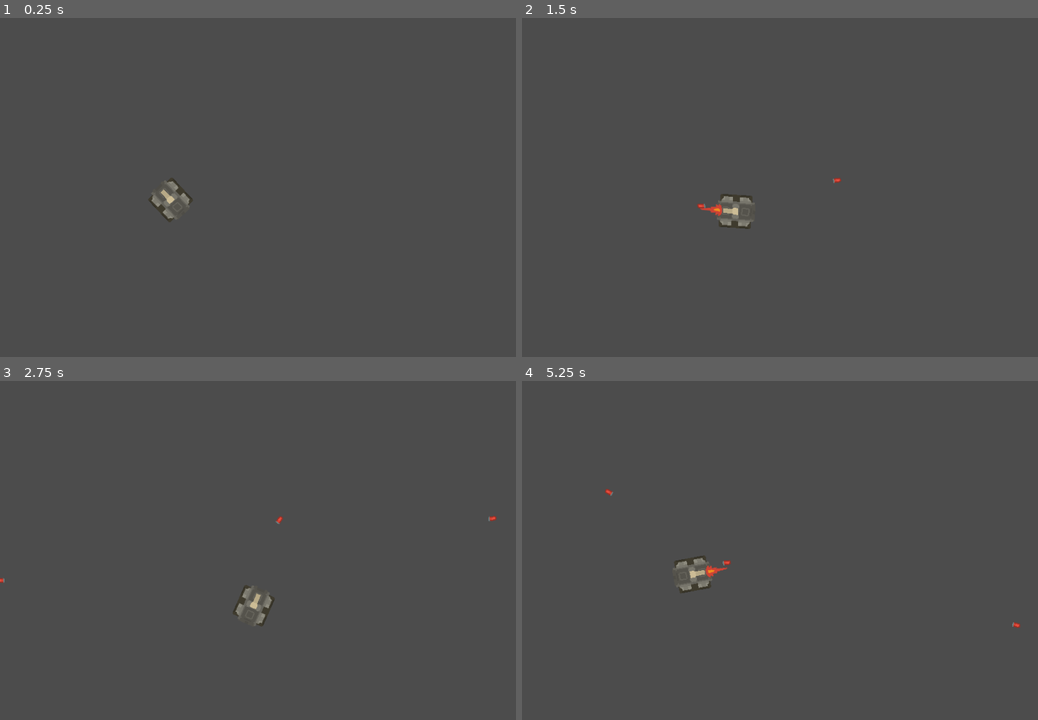
Above: before the commit, frames 1-4 (two rows, left to right).
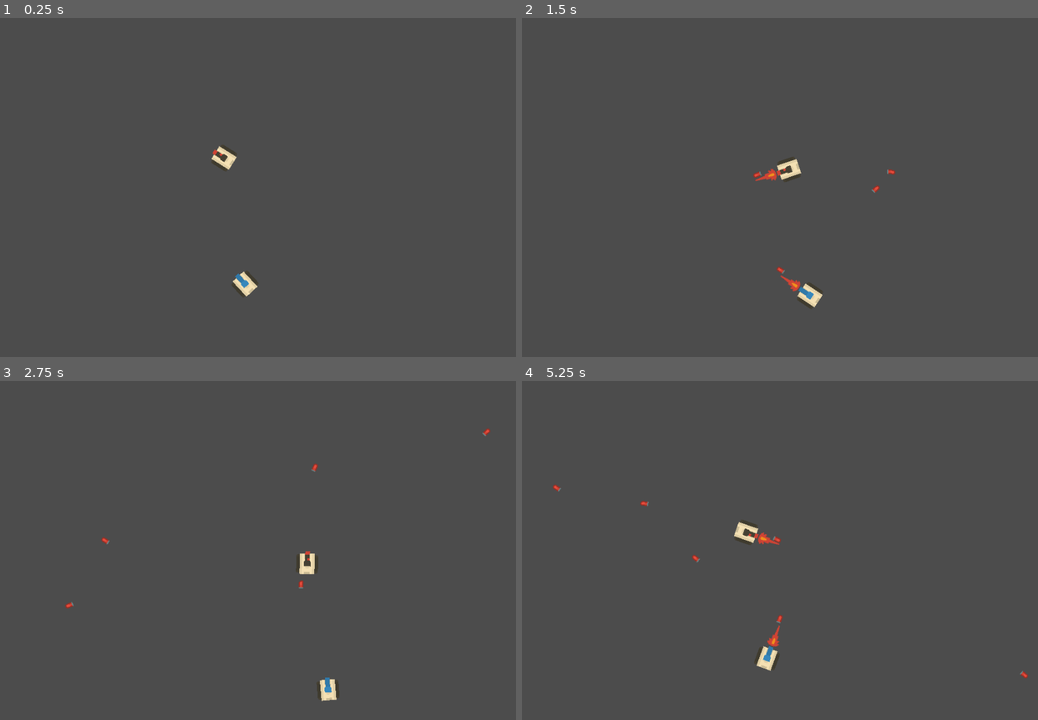
Above: after the commit, the same moments.

Repository: Seifeer/Rogue_Tank
Game: Godot game, scene res://Scenes/Test_area.tscn
Two runs of this game, one before a commit and one after it. Both use one fixed random seed, a clock stepped at 60 frames per second and the inputs below.
Inputs (mouse positions are in pixels of both pictures, inside the frame that each line leads up to):
- Up to frame 1 (0.25 s): no input
- Up to frame 2 (1.5 s): tap Enter at 0.5 s; move the mouse to (893, 173) at 0.52 s; hold Right (ui_right) 0.53-1.28 s; tap Z (ui_shoot) at 0.6, 1.35 s; move the mouse to (676, 207) at 1.27 s; hold Down (ui_down) from 1.28 s (still down)
- Up to frame 3 (2.75 s): move the mouse to (309, 475) at 2.02 s; release Down (ui_down) at 2.03 s; hold Right (ui_right) from 2.03 s (still down); tap Z (ui_shoot) at 2.1 s
- Up to frame 4 (5.25 s): move the mouse to (754, 621) at 2.77 s; release Right (ui_right) at 2.78 s; hold Up (ui_up) 2.78-3.53 s; tap Z (ui_shoot) every 0.75 s from 2.85 to 5.1 s; move the mouse to (934, 604) at 3.52 s; hold Left (ui_left) 3.53-5.03 s; move the mouse to (625, 499) at 4.27 s; move the mouse to (805, 553) at 5.02 s; hold Down (ui_down) from 5.03 s (still down)

The runs differ from the first frame. In frame 1, 0.9% of the frame differs, in the area x 28-50%, y 37-83%; in frame 2, 1.2%; in frame 3, 1.0%; in frame 4, 1.3%, in the area x 6-99%, y 30-88%.

Commit message:
Editor e Grupos
Editando visualização no editor e criando grupos para tanks

Diff:
--- a/Scenes/Tank.tscn
+++ b/Scenes/Tank.tscn
@@ -1,8 +1,8 @@
 [gd_scene load_steps=8 format=2]
 
 [ext_resource path="res://Scripts/Tank.gd" type="Script" id=1]
-[ext_resource path="res://sprites/tankBody_red.png" type="Texture" id=2]
-[ext_resource path="res://sprites/tankRed_barrel1_outline.png" type="Texture" id=3]
+[ext_resource path="res://sprites/tankBody_huge.png" type="Texture" id=2]
+[ext_resource path="res://sprites/tankDark_barrel1.png" type="Texture" id=3]
 [ext_resource path="res://sprites/shotRed.png" type="Texture" id=4]
 [ext_resource path="res://sprites/shotLarge.png" type="Texture" id=5]
 [ext_resource path="res://sprites/shotOrange.png" type="Texture" id=6]
--- a/Scenes/Test_area.tscn
+++ b/Scenes/Test_area.tscn
@@ -5,4 +5,13 @@
 [node name="Test_area" type="Node"]
 
 [node name="Tank" parent="." instance=ExtResource( 1 )]
-position = Vector2( 297.6, 318.38 )
+position = Vector2( 390.823, 244.997 )
+rotation = 4.66399
+bodie = 3
+barrel = 1
+
+[node name="Tank2" parent="." instance=ExtResource( 1 )]
+position = Vector2( 427.35, 465.634 )
+rotation = -33.0458
+bodie = 3
+barrel = 2
--- a/Scripts/Bullet.gd
+++ b/Scripts/Bullet.gd
@@ -18,7 +18,7 @@
 #Função para girar a bullet na direção do clique do mouse
 func set_dir(val):
 	#Mostra o angulo do val
-	print(val)
+	#print(val)
 	dir=val
 	#altera a rotação de acordo com o angulo da direção do tiro
 	rotation=dir.angle()
--- a/Scripts/Tank.gd
+++ b/Scripts/Tank.gd
@@ -1,8 +1,15 @@
+tool
 extends KinematicBody2D
 
+#Carregaavariavel quanto todo o script ta pronto
+onready var BULLET_TANK_GROUP="Bullet-"+str(self)
 var SPEED=100
 #preload carrega uma packed scene,como se pre carregasse a cena para rodar no nó(esperando um comando)
 var pre_bullet=preload("res://Scenes/Bullet.tscn")
+
+#Variavel Export é importante para diferenciar os objetos sem precisar reprogramar
+export(int, "Huge", "BigRed", "DarkLarge", "Sand", "Red", "Blue", "Dark", "Green") var bodie=0 setget set_bodie
+export(int, "TankDark", "Special5", "TankBlue", "TankGreen", "TankRed", "TankSand", "Special1", "Special2") var barrel=0 setget set_barrel
 
 var bodies=[
 	"res://sprites/tankBody_huge.png",
@@ -26,12 +33,18 @@
 ]
 
 func _ready():
-	#Carrega a textura da Sprite de acordo com o indice
-	$Sprite.texture=load(bodies[0])
-	$Barrel/Sprite.texture=load(barrels[5])
 	pass
 
+func _draw():#Usada quando um objeto precisar ser redesenhado
+	$Sprite.texture=load(bodies[bodie])
+	$Barrel/Sprite.texture=load(barrels[barrel])
+
 func _process(delta):
+
+	#Para não executar o _process durante o modo editor
+	if Engine.editor_hint:
+		return
+
 	var dir_x=0
 	var dir_y=0
 	if Input.is_action_pressed("ui_right"):
@@ -43,14 +56,26 @@
 	if Input.is_action_pressed("ui_down"):
 		dir_y+=1
 	if Input.is_action_just_pressed("ui_shoot"):
-		if get_tree().get_nodes_in_group("cannon_bullets").size()<6:
+		if get_tree().get_nodes_in_group(BULLET_TANK_GROUP).size()<6:
 			var bullet=pre_bullet.instance()
 			bullet.global_position=$Barrel/Muzzle.global_position
 			bullet.dir=Vector2(cos(rotation),sin(rotation)).normalized()#Normalized normaliza a velocidade(ou comprimento) do objeto
+			#Adiciona a bala aou grupo do tank
+			bullet.add_to_group(BULLET_TANK_GROUP)
 			get_parent().add_child(bullet)
 			$Barrel/Anim.play("Fire")
 
 	look_at(get_global_mouse_position())
 
 	translate(Vector2(dir_x,dir_y)*delta*SPEED)
-	pass
+
+#Função para atualizar texturas durante o modo de edição(legal)
+func set_bodie(val):
+	bodie=val
+	if Engine.editor_hint:#Se eu estiver no editor
+		update()
+
+func set_barrel(val):
+	barrel=val
+	if Engine.editor_hint:
+		update()
